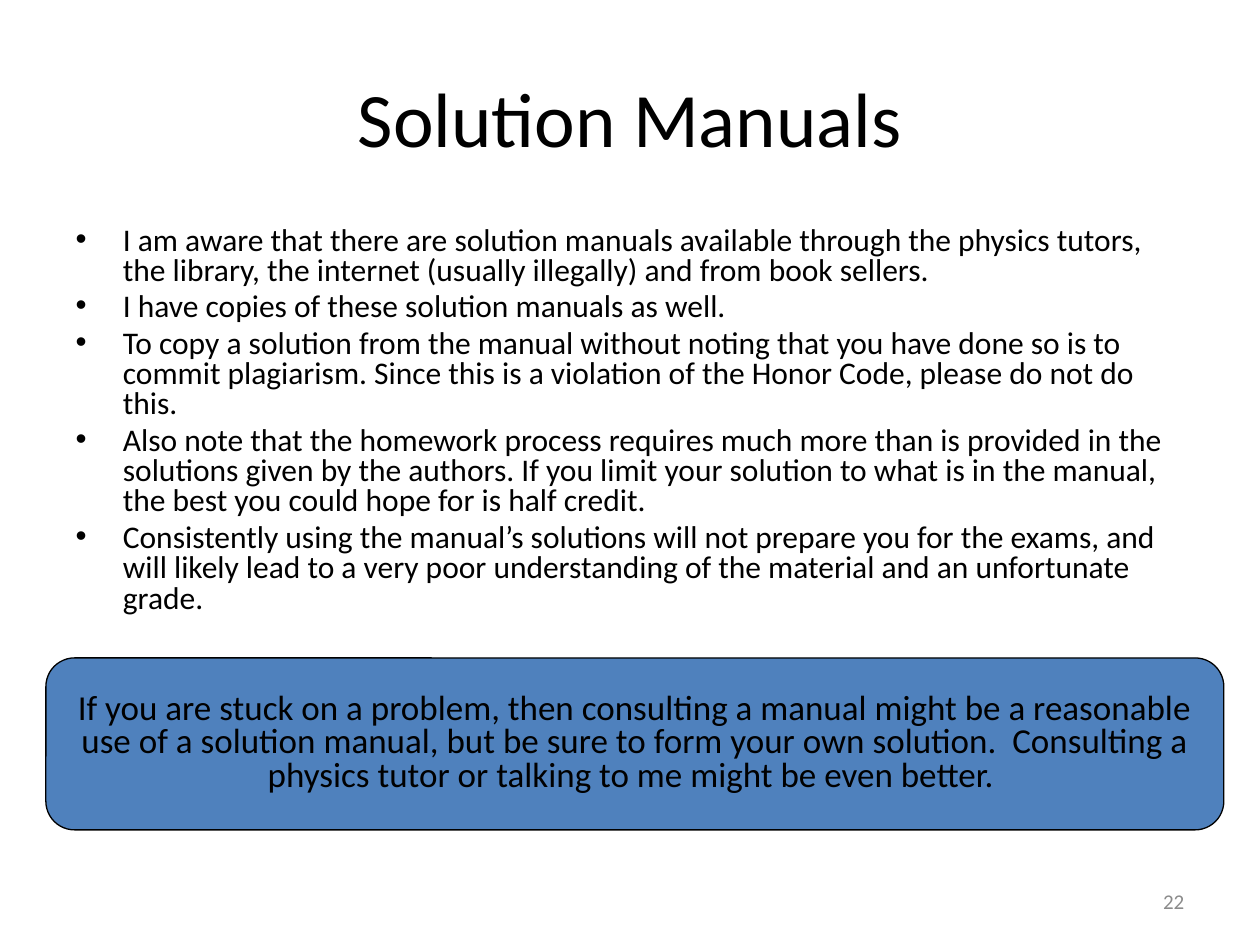
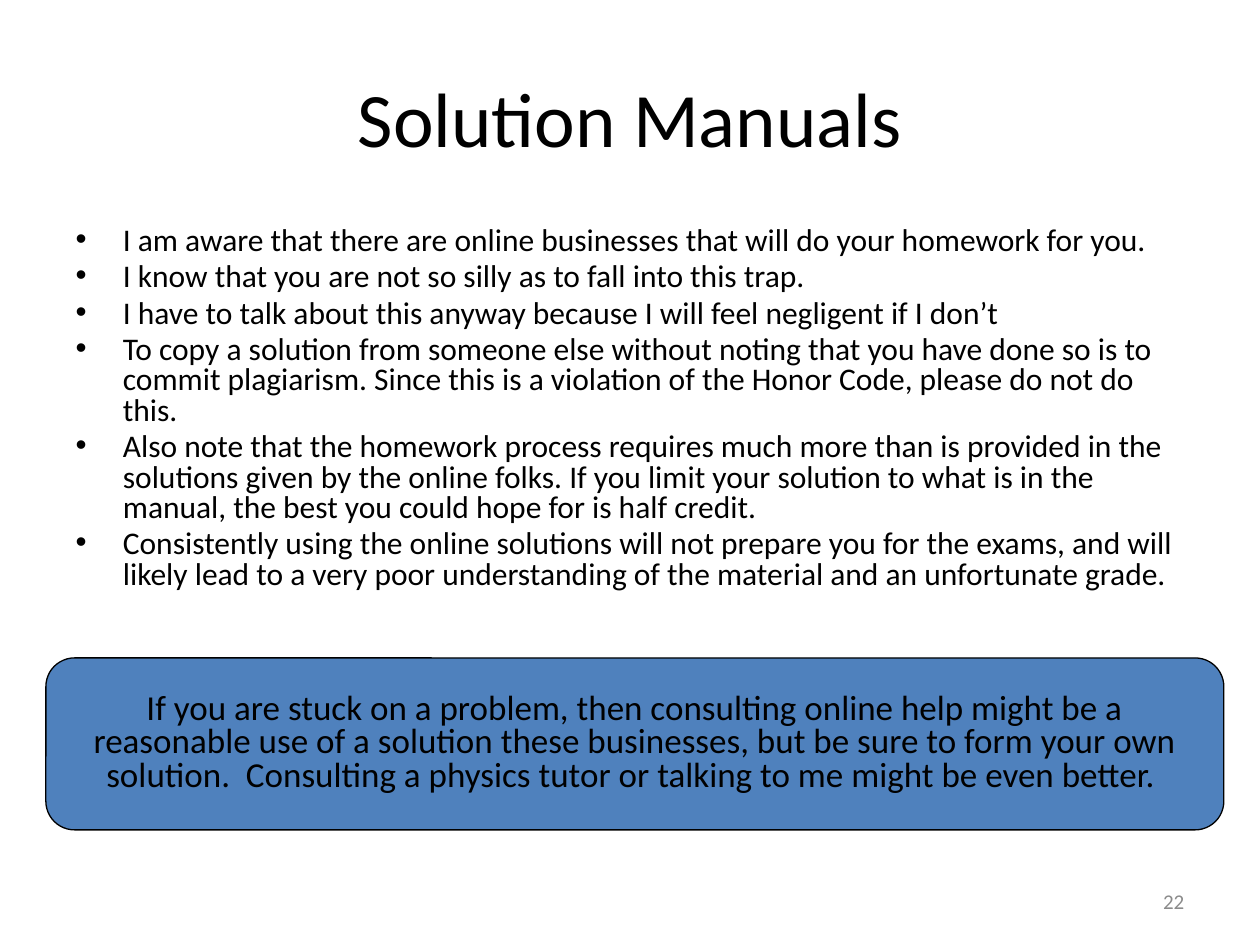
Before and after one commit to rtlines/PH223-Engineering-Physics, a slide deck: slide 22 of Slides/PH223_Lecture_01.pptx. Drawn at 1260x945 pixels with LibreOffice and Linux fonts; fonts in the diff are those of the drawing. Boxes give left, top, right and bottom in pixels: in the first picture for what was removed or moved away, otherwise in the second. Text is boxed around its words. In the diff, an @@ line names an element or a change of style, - is before the commit and + after.

Commit message:
edit of lecture 2

```diff
--- a/Slides/PH223_Lecture_01.pptx
+++ b/Slides/PH223_Lecture_01.pptx
@@ text at box(123, 229, 1171, 591): text changed @@
-• I am aware that there are solution manuals available through the physics tutors, the library, the internet (usually illegally) and from book sellers.
-• I have copies of these solution manuals as well.
-• To copy a solution from the manual without noting that you have done so is to commit plagiarism. Since this is a violation of the Honor Code, please do not do this.
-• Also note that the homework process requires much more than is provided in the solutions given by the authors. If you limit your solution to what is in the manual, the best you could hope for is half credit.
-• Consistently using the manual’s solutions will not prepare you for the exams, and will likely lead to a very poor understanding of the material and an unfortunate grade.
+• I am aware that there are online businesses that will do your homework for you.
+• I know that you are not so silly as to fall into this trap.
+• I have to talk about this anyway because I will feel negligent if I don’t
+• To copy a solution from someone else without noting that you have done so is to commit plagiarism. Since this is a violation of the Honor Code, please do not do this.
+• Also note that the homework process requires much more than is provided in the solutions given by the online folks. If you limit your solution to what is in the manual, the best you could hope for is half credit.
+• Consistently using the online solutions will not prepare you for the exams, and will likely lead to a very poor understanding of the material and an unfortunate grade.
@@ text in rounded rectangle at box(94, 695, 1175, 793): text changed @@
-If you are stuck on a problem, then consulting a manual might be a reasonable use of a solution manual, but be sure to form your own solution. Consulting a physics tutor or talking to me might be even better.
+If you are stuck on a problem, then consulting online help might be a reasonable use of a solution these businesses, but be sure to form your own solution. Consulting a physics tutor or talking to me might be even better.
```
Also in this commit, not shown: 9 other slides changed, 5 other files.
